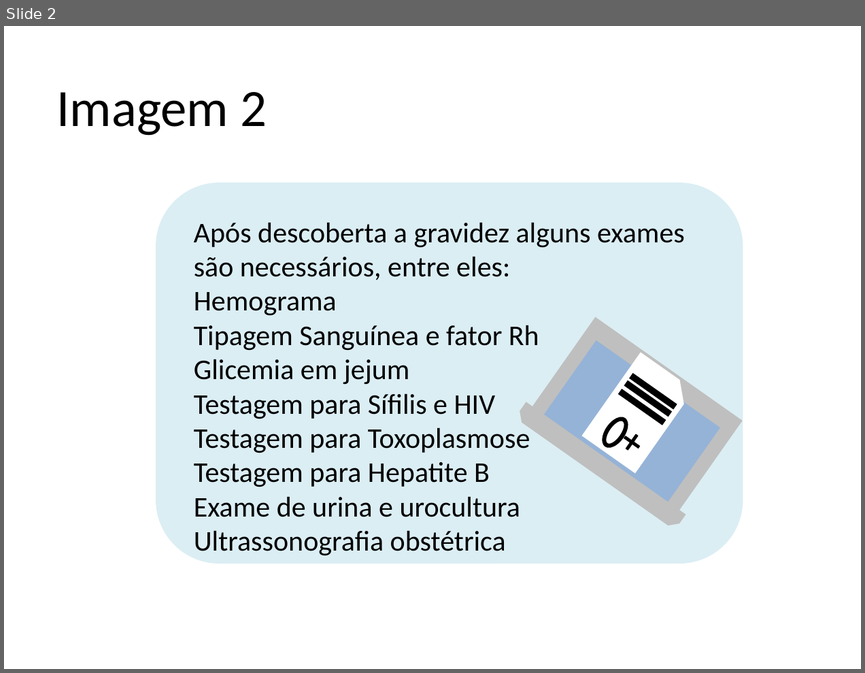
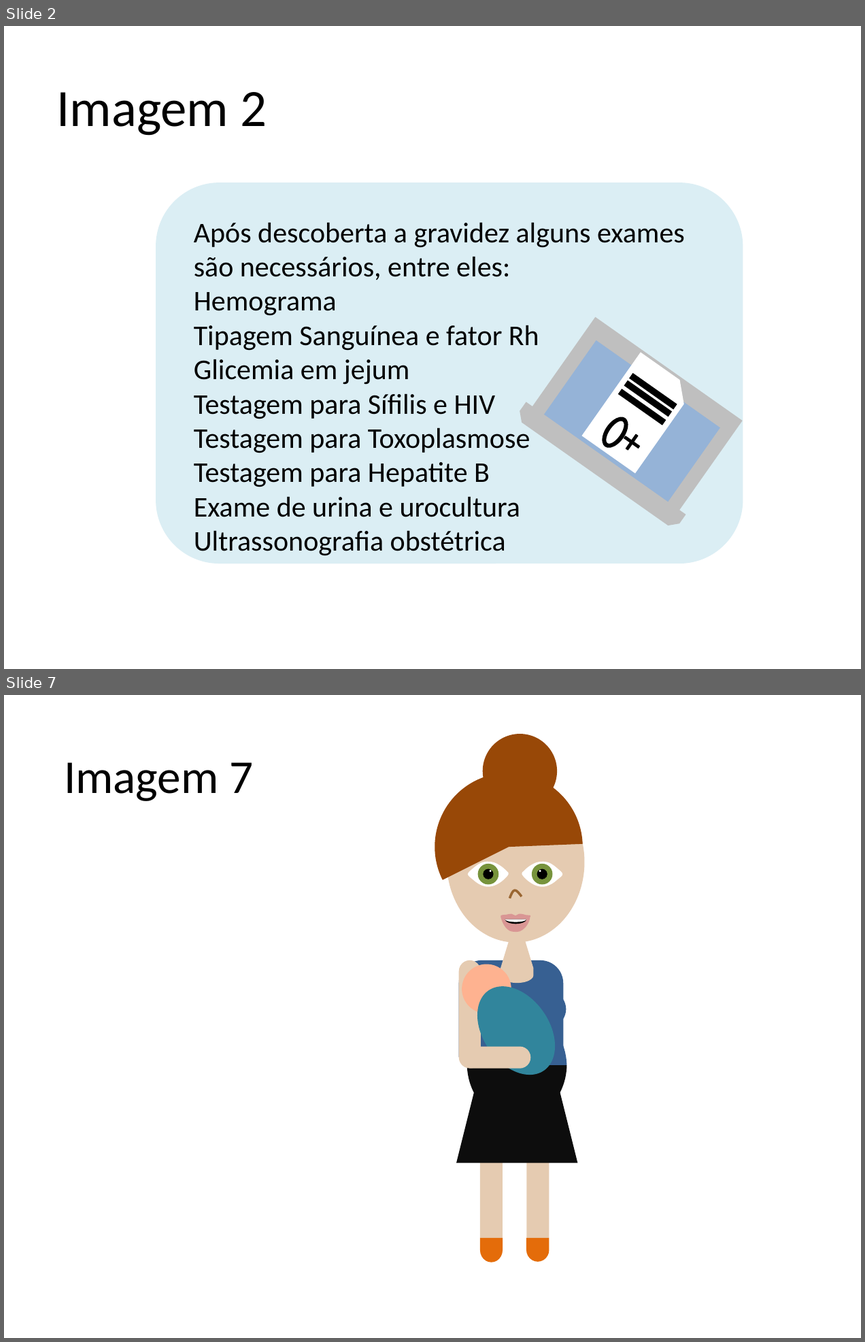
Before and after one commit to gustavogitzel/Discussex, a slide deck: Rascunhos/Imagens/Gravidez.pptx. Shown one above the other, each under a label of ours: slide 2 before the commit, slides 2 and 7 after it; the slides between them are not shown. The pictures are 865x673 and 865x1342 pixels, drawn with LibreOffice and Linux fonts; fonts in the diff are those of the drawing. Boxes give left, top, right and bottom in pixels: in the first picture for what was removed or moved away, otherwise in the second. Text is boxed around its words. In the diff, an @@ line names an element or a change of style, - is before the commit and + after.

```diff
--- a/Rascunhos/Imagens/Gravidez.pptx
+++ b/Rascunhos/Imagens/Gravidez.pptx
@@ slide 7 added at bbox=[4, 695, 861, 1338], background #FFFFFF @@
@@ title added at bbox=[64, 762, 253, 801], 39.6 pt, text #000000 @@
+Imagem 7
@@ ellipse added at bbox=[452, 954, 521, 1023], fill #FEB290 @@
@@ round same rect added at bbox=[459, 960, 564, 1057], fill #376092 @@
@@ rounded rectangle added at bbox=[459, 960, 481, 1068], fill #E5CBB1 @@
@@ ellipse added at bbox=[462, 972, 571, 1089], fill #31859C @@
@@ group added at bbox=[435, 734, 585, 983]: 8 ellipses, 4 freeform shapes, 3 pie slice (boxed as its full ellipse)s, 1 trapezoid, 1 flow chart delay @@
@@ ellipse added at bbox=[466, 986, 515, 1028], fill #376092 @@
@@ ellipse added at bbox=[516, 988, 565, 1030], fill #376092 @@
@@ freeform shape added at bbox=[466, 1009, 566, 1065], fill #376092 @@
@@ trapezoid added at bbox=[456, 1043, 578, 1163], fill #0D0D0D @@
@@ rounded rectangle added at bbox=[461, 1046, 530, 1068], fill #E5CBB1 @@
@@ freeform shape added at bbox=[466, 1065, 566, 1121], fill #0D0D0D @@
@@ rectangle added at bbox=[481, 1110, 502, 1238], fill #E5CBB1 @@
@@ rectangle added at bbox=[527, 1110, 549, 1238], fill #E5CBB1 @@
@@ flow chart delay added at bbox=[479, 1238, 502, 1261], fill #E46C0A @@
@@ flow chart delay added at bbox=[526, 1238, 549, 1261], fill #E46C0A @@
```
Also in this commit, not shown: 1 slide changed, 4 other slides added, 1 other file.
